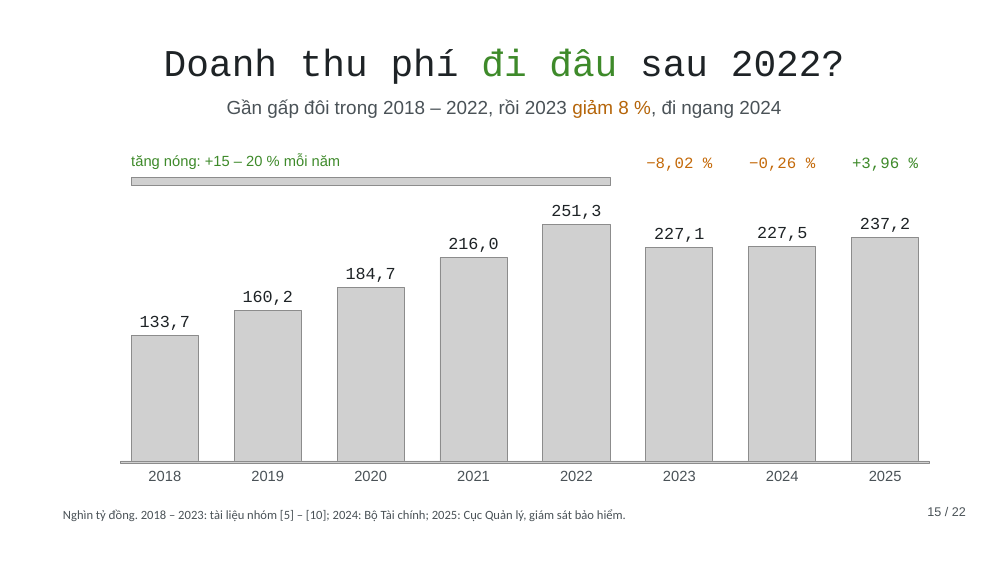
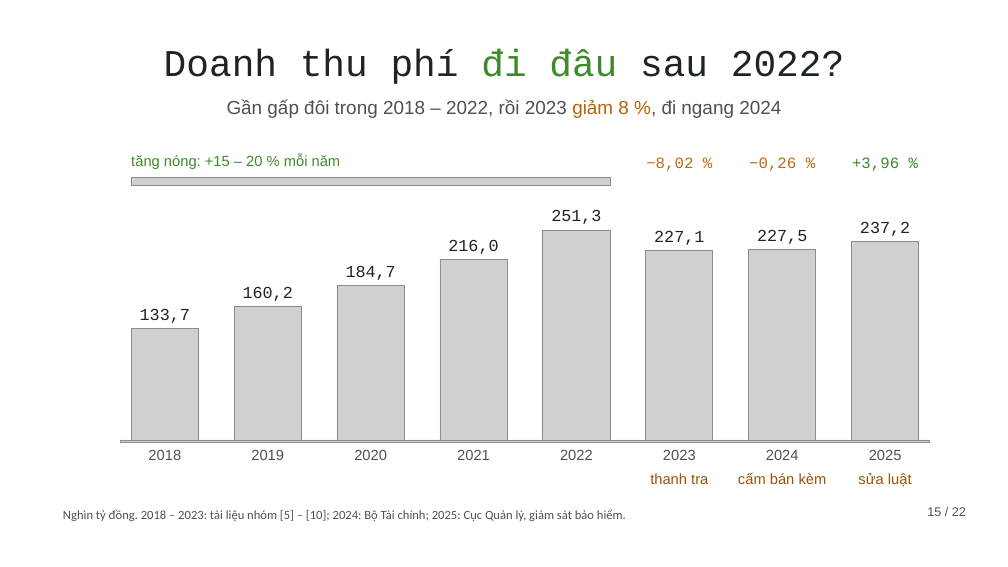
Before and after one commit to tranquanghaofake-dotcom/Law, a slide deck: slide 15 of docs/bai/hd-bao-hiem-nhom2/hop-dong-bao-hiem-nhom2.pptx. Drawn at 1008x567 pixels with LibreOffice and Linux fonts; fonts in the diff are those of the drawing; grey boxes stand for pictures; background and template pictures are left out. Boxes give left, top, right and bottom in pixels: in the first picture for what was removed or moved away, otherwise in the second. Text is boxed around its words. In the diff, an @@ line names an element or a change of style, - is before the commit and + after.

```diff
--- a/docs/bai/hd-bao-hiem-nhom2/hop-dong-bao-hiem-nhom2.pptx
+++ b/docs/bai/hd-bao-hiem-nhom2/hop-dong-bao-hiem-nhom2.pptx
@@ text "251,3": place and size @@
-text "251,3" at (551,204,601,219)
+text "251,3" at (551,209,601,224)
@@ picture: place and size @@
-picture at (543,225,610,462)
+picture at (543,230,610,441)
@@ text "237,2": place and size @@
-text "237,2" at (860,217,910,232)
+text "237,2" at (860,221,910,236)
@@ picture: place and size @@
-picture at (440,258,507,462)
+picture at (440,259,507,441)
@@ picture: place and size @@
-picture at (646,247,713,462)
+picture at (646,250,713,441)
@@ picture: place and size @@
-picture at (749,247,816,462)
+picture at (749,250,816,442)
@@ picture: place and size @@
-picture at (851,238,919,463)
+picture at (851,241,919,441)
@@ text "160,2": place and size @@
-text "160,2" at (243,290,293,305)
+text "160,2" at (243,286,293,301)
@@ picture: place and size @@
-picture at (337,288,405,463)
+picture at (337,286,405,442)
@@ text "133,7": place and size @@
-text "133,7" at (140,315,190,330)
+text "133,7" at (140,308,190,323)
@@ picture: place and size @@
-picture at (132,336,199,462)
+picture at (132,329,199,442)
@@ picture: place and size @@
-picture at (234,311,302,462)
+picture at (234,307,302,442)
@@ 8 texts, 1 picture: place and size @@
-8 texts, 1 picture at (121,461,929,481)
+8 texts, 1 picture at (121,440,929,460)
@@ text added at (650,473,708,484), 14 pt, text #9A5207 @@
+thanh tra
@@ text added at (738,472,827,484), 14 pt, text #9A5207 @@
+cấm bán kèm
@@ text added at (858,473,912,487), 14 pt, text #9A5207 @@
+sửa luật
```
Also in this commit, not shown: 1 other slide changed, 40 other files.
